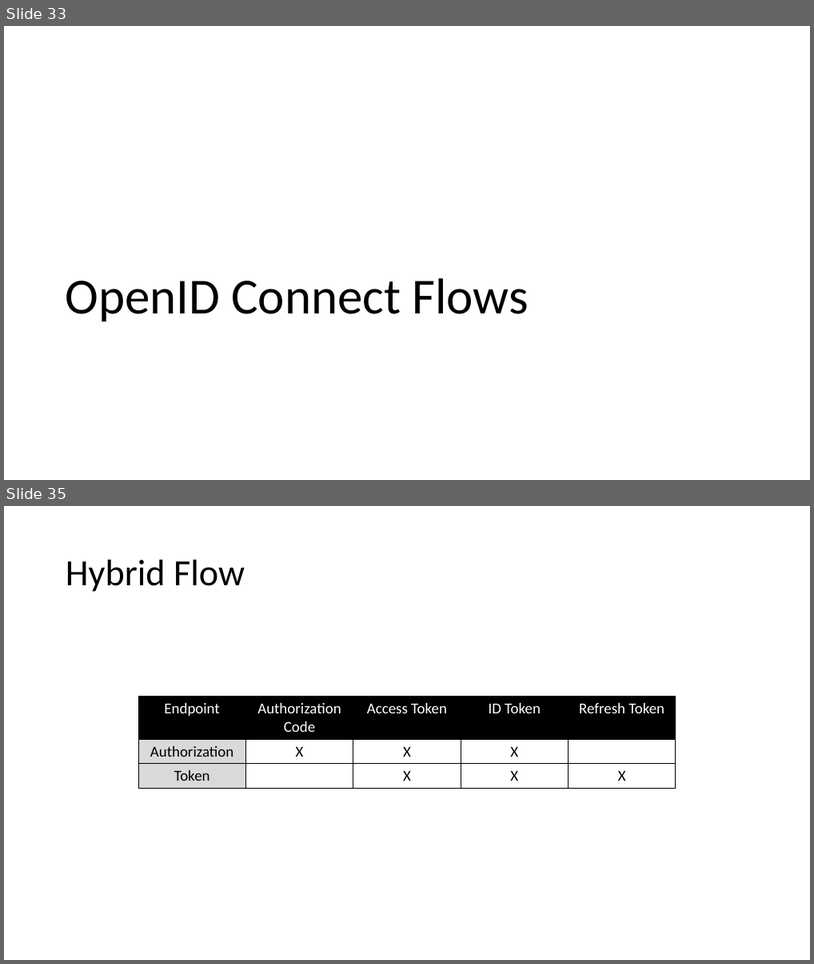
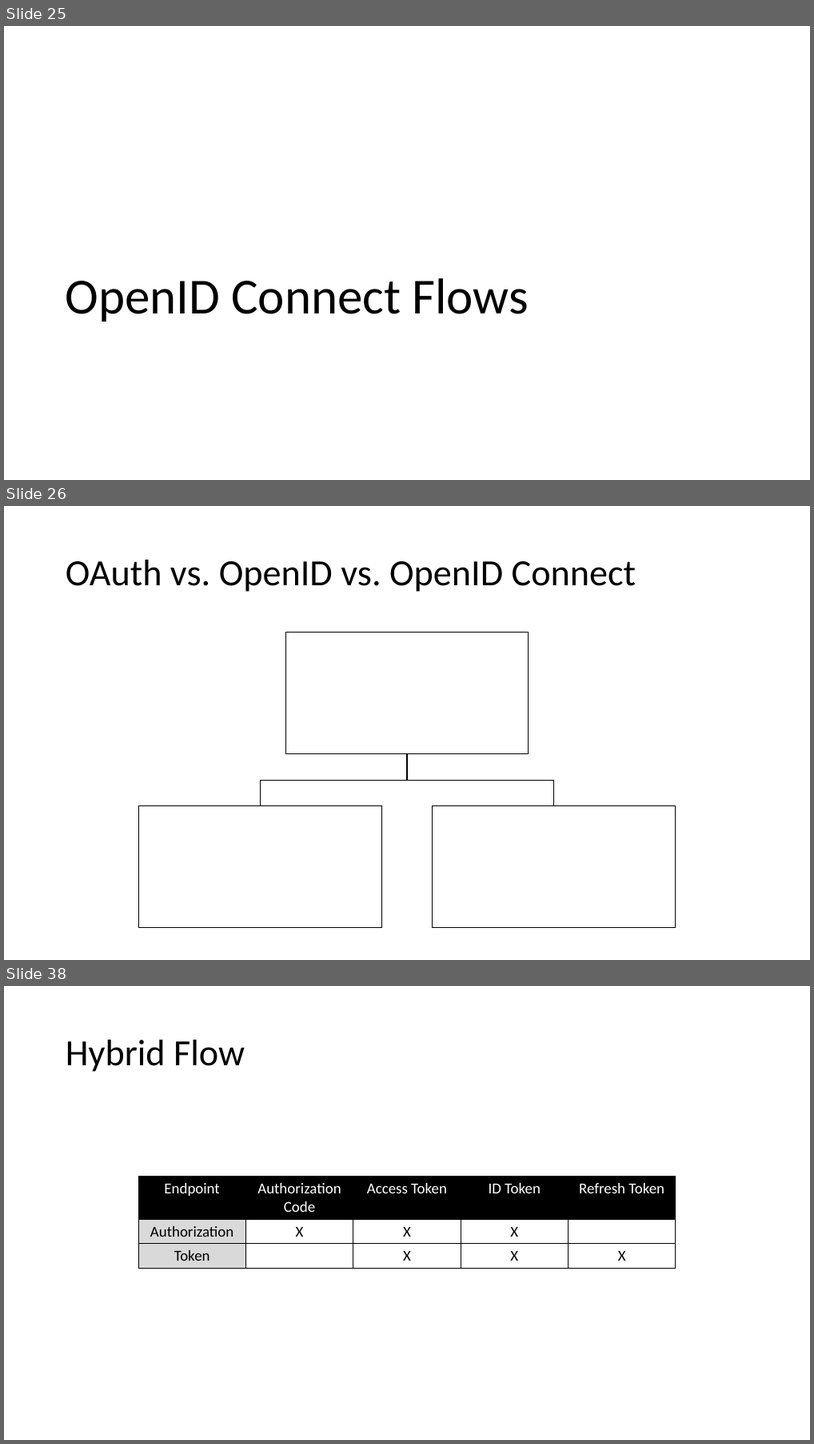
Before and after one commit to danielwagn3r/openid-workshop, a slide deck: OpenID & OAuth.pptx. Shown one above the other, each under a label of ours: slides 33 and 35 before the commit, slides 25, 26 and 38 after it; the slides between them are not shown. The pictures are 814x964 and 814x1444 pixels, drawn with LibreOffice and Linux fonts; fonts in the diff are those of the drawing. Boxes give left, top, right and bottom in pixels: in the first picture for what was removed or moved away, otherwise in the second. Text is boxed around its words. In the diff, an @@ line names an element or a change of style, - is before the commit and + after.

```diff
--- a/OpenID & OAuth.pptx
+++ b/OpenID & OAuth.pptx
@@ slide 26 added at [4, 506, 810, 960], background #FFFFFF @@
@@ title added at [66, 560, 636, 592], 44 pt, text #000000 @@
+OAuth vs. OpenID vs. OpenID Connect
@@ group added at [138, 632, 676, 928]: 3 rectangles, 2 freeform shapes @@
@@ what was slide 33 is now slide 25 @@
@@ what was slide 35 is now slide 38 @@
```
Also in this commit, not shown: 14 slides changed, 4 other slides added, 1 slide removed.
